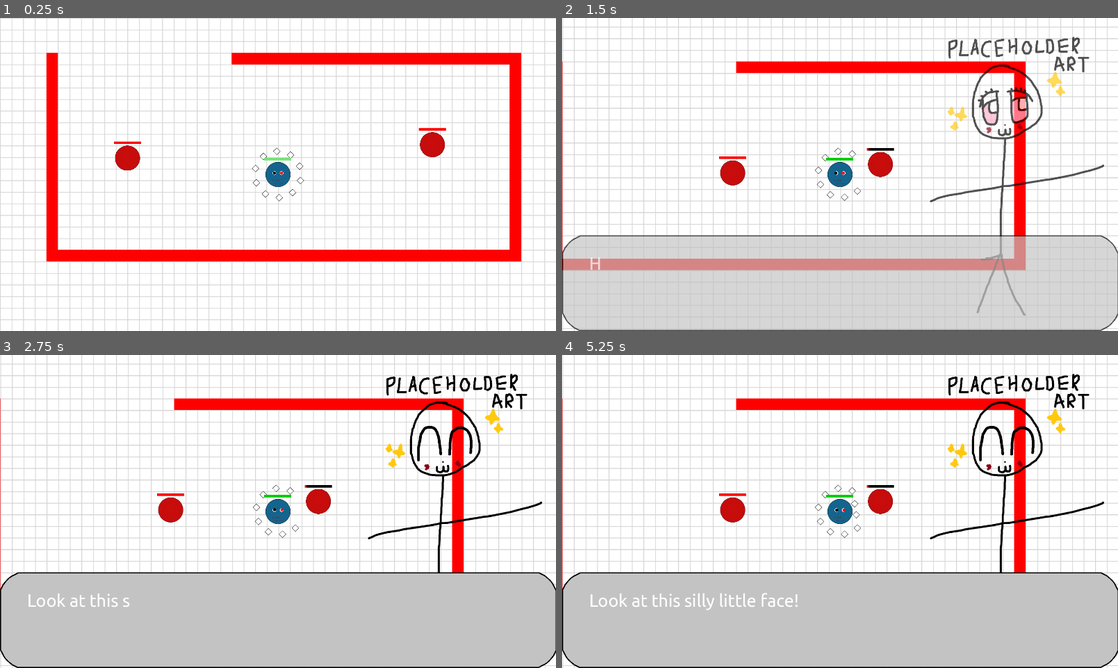
Above: before the commit, frames 1-4 (two rows, left to right).
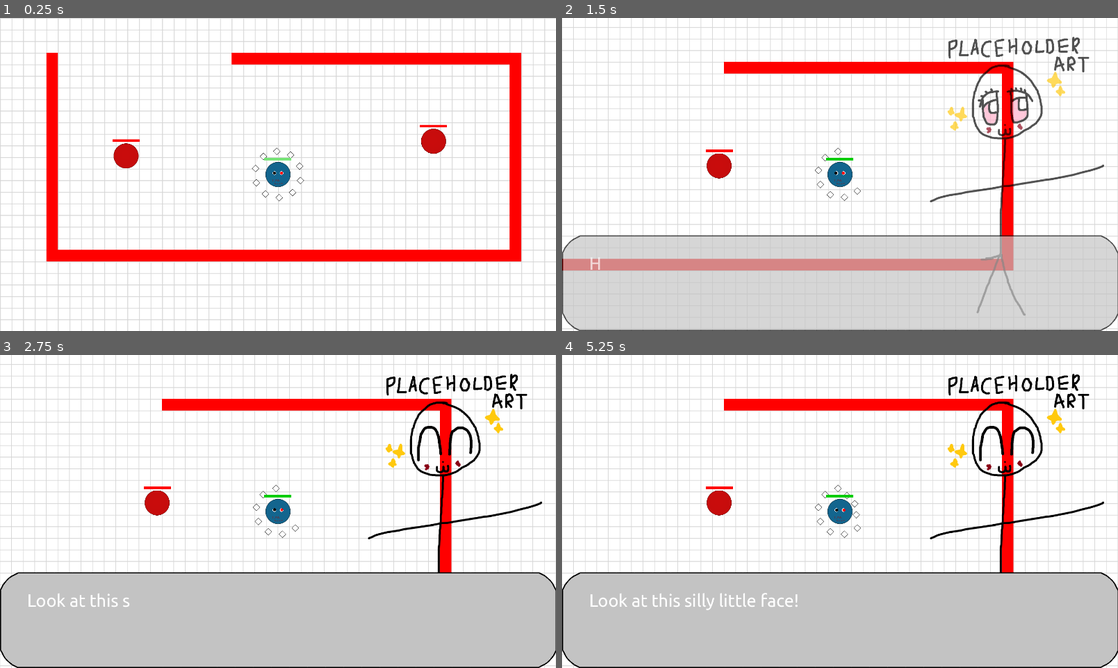
Above: after the commit, the same moments.

Repository: tim2go/wumpusflorr
Game: Godot game, scene res://scenes/test_level.tscn
Same seed, same stepped clock (60 frames per second), same inputs: the game is played once before the commit and once after it.
Inputs (mouse positions are in pixels of both pictures, inside the frame that each line leads up to):
- Up to frame 1 (0.25 s): no input
- Up to frame 2 (1.5 s): move the mouse to (962, 158) at 0.52 s; click (962, 158) at 0.6 s; move the mouse to (728, 190) at 1.27 s; tap J at 1.35 s
- Up to frame 3 (2.75 s): tap Enter at 2 s; move the mouse to (333, 442) at 2.02 s; click (333, 442) at 2.1 s
- Up to frame 4 (5.25 s): move the mouse to (812, 574) at 2.77 s; tap J at 2.85, 4.35 s; move the mouse to (1006, 558) at 3.52 s; click (1006, 558) at 3.6 s; move the mouse to (673, 464) at 4.27 s; click (673, 464) at 5 s; move the mouse to (867, 511) at 5.02 s; click (867, 511) at 5.1 s

The runs differ from the first frame. In frame 1, 0.4% of the frame differs, in the area x 20-81%, y 34-49%; in frame 2, 9.7%, in the area x 0-100%, y 0-100%; in frame 3, 9.0%; in frame 4, 9.0%.

Commit message:
added pathfinding to enemys
jay goon can now hunt you down

Diff:
--- a/scenes/enemy.tscn
+++ b/scenes/enemy.tscn
@@ -9,18 +9,22 @@
 [sub_resource type="CircleShape2D" id="CircleShape2D_4ra3w"]
 radius = 67.1193
 
-[node name="Enemy" type="CharacterBody2D"]
+[node name="Enemy" type="CharacterBody2D" unique_id=1571258475]
+collision_layer = 2
+collision_mask = 3
+motion_mode = 1
+wall_min_slide_angle = 0.0
 script = ExtResource("1_md0e3")
 
-[node name="Sprite2D" type="Sprite2D" parent="."]
+[node name="Sprite2D" type="Sprite2D" parent="." unique_id=815439608]
 texture = ExtResource("1_7p1mj")
 
-[node name="EnemyArea" type="Area2D" parent="."]
+[node name="EnemyArea" type="Area2D" parent="." unique_id=1615986616]
 
-[node name="CollisionShape2D" type="CollisionShape2D" parent="EnemyArea"]
+[node name="CollisionShape2D" type="CollisionShape2D" parent="EnemyArea" unique_id=1795145558]
 shape = SubResource("CircleShape2D_md0e3")
 
-[node name="HPBarBg" type="ColorRect" parent="."]
+[node name="HPBarBg" type="ColorRect" parent="." unique_id=2010191523]
 unique_name_in_owner = true
 offset_left = -75.0
 offset_top = -91.0
@@ -28,7 +32,7 @@
 offset_bottom = -77.0
 color = Color(0, 0, 0, 1)
 
-[node name="HPBar" type="ColorRect" parent="."]
+[node name="HPBar" type="ColorRect" parent="." unique_id=1416869432]
 unique_name_in_owner = true
 offset_left = -75.0
 offset_top = -91.0
@@ -36,7 +40,17 @@
 offset_bottom = -77.0
 color = Color(1, 0, 0, 1)
 
-[node name="CollisionShape2D" type="CollisionShape2D" parent="."]
+[node name="CollisionShape2D" type="CollisionShape2D" parent="." unique_id=338444772]
 shape = SubResource("CircleShape2D_4ra3w")
 
+[node name="NavigationAgent2D" type="NavigationAgent2D" parent="." unique_id=1802864558]
+debug_use_custom = true
+debug_path_custom_color = Color(1, 0, 0, 1)
+
+[node name="Timer" type="Timer" parent="." unique_id=1890084690]
+process_callback = 0
+wait_time = 0.25
+autostart = true
+
 [connection signal="area_entered" from="EnemyArea" to="." method="_on_enemy_area_area_entered"]
+[connection signal="timeout" from="Timer" to="." method="_on_timer_timeout"]
--- a/scenes/player.tscn
+++ b/scenes/player.tscn
@@ -12,6 +12,8 @@
 radius = 69.0
 
 [node name="Player" type="CharacterBody2D" unique_id=1086275422]
+collision_layer = 2
+collision_mask = 3
 script = ExtResource("2_qhqgy")
 pellet = ExtResource("2_dqkch")
 
--- a/scenes/test_level.tscn
+++ b/scenes/test_level.tscn
@@ -5,14 +5,22 @@
 [ext_resource type="PackedScene" uid="uid://c12ory38327l0" path="res://scenes/enemy.tscn" id="3_j6w7d"]
 [ext_resource type="PackedScene" uid="uid://bd5kke3rryxcm" path="res://scenes/dialogue.tscn" id="4_x4b8f"]
 
+[sub_resource type="NavigationPolygon" id="NavigationPolygon_x4b8f"]
+vertices = PackedVector2Array(8, 8, -8, 8, -8, -8, 8, -8)
+polygons = Array[PackedInt32Array]([PackedInt32Array(0, 1, 2, 3)])
+outlines = Array[PackedVector2Array]([PackedVector2Array(-8, -8, 8, -8, 8, 8, -8, 8)])
+agent_radius = 0.0
+
 [sub_resource type="TileSetAtlasSource" id="TileSetAtlasSource_j6w7d"]
 texture = ExtResource("1_paw1w")
 0:0/0 = 0
+0:0/0/navigation_layer_0/polygon = SubResource("NavigationPolygon_x4b8f")
 1:0/0 = 0
 1:0/0/physics_layer_0/polygon_0/points = PackedVector2Array(-8, -8, 8, -8, 8, 8, -8, 8)
 
 [sub_resource type="TileSet" id="TileSet_x4b8f"]
 physics_layer_0/collision_layer = 1
+navigation_layer_0/layers = 1
 sources/0 = SubResource("TileSetAtlasSource_j6w7d")
 
 [node name="Test Level" type="Node2D" unique_id=1186211715]
--- a/scripts/enemy.gd
+++ b/scripts/enemy.gd
@@ -17,8 +17,14 @@
 var bounce_back_timer : float = -1
 var bounce_back_speed : int = speed * -0.8
 
+@onready var nav_agent : NavigationAgent2D = $NavigationAgent2D as NavigationAgent2D
+#j
+func _ready() -> void:
+	makepath()
+
 func _physics_process(delta: float) -> void:
 	if not Global.paused:
+		#bounce back code
 		if bounce_back_timer > -0.5:
 			bounce_back_timer += bounce_back_time_speed * delta * 2
 			speed = lerp(speed, bounce_back_speed, delta * 10)
@@ -28,10 +34,9 @@
 			bounce_back_timer = -1
 
 		# movement code
-		move_angle = position.angle_to_point(player.position)
-		if $".".position.distance_to(player.position) > 5:
-			velocity = Vector2(speed * cos(move_angle), speed * sin(move_angle))
-			move_and_slide()
+		var dir = to_local(nav_agent.get_next_path_position()).normalized()
+		velocity = dir * speed
+		move_and_slide()
 
 		if health <= 0:
 			queue_free()
@@ -40,9 +45,16 @@
 			health = max_health
 		hp_bar.size.x = (hp_bar_bg.size.x/max_health) * health
 
+func makepath() -> void:
+	nav_agent.target_position = player.global_position
+
 # called when enemy collides with an area2d node
 func _on_enemy_area_area_entered(area: Area2D) -> void:
 	if area.name == "PelletArea": # if area2d is a pellet
 		Global.collided_with_pellet.emit(area) # emit signal to pellet
 		health -= area.get_parent().damage
 		bounce_back_timer = 0
+
+
+func _on_timer_timeout() -> void:
+	makepath()
Not shown: 1 places in scenes/enemy.tscn that only renumber resources
